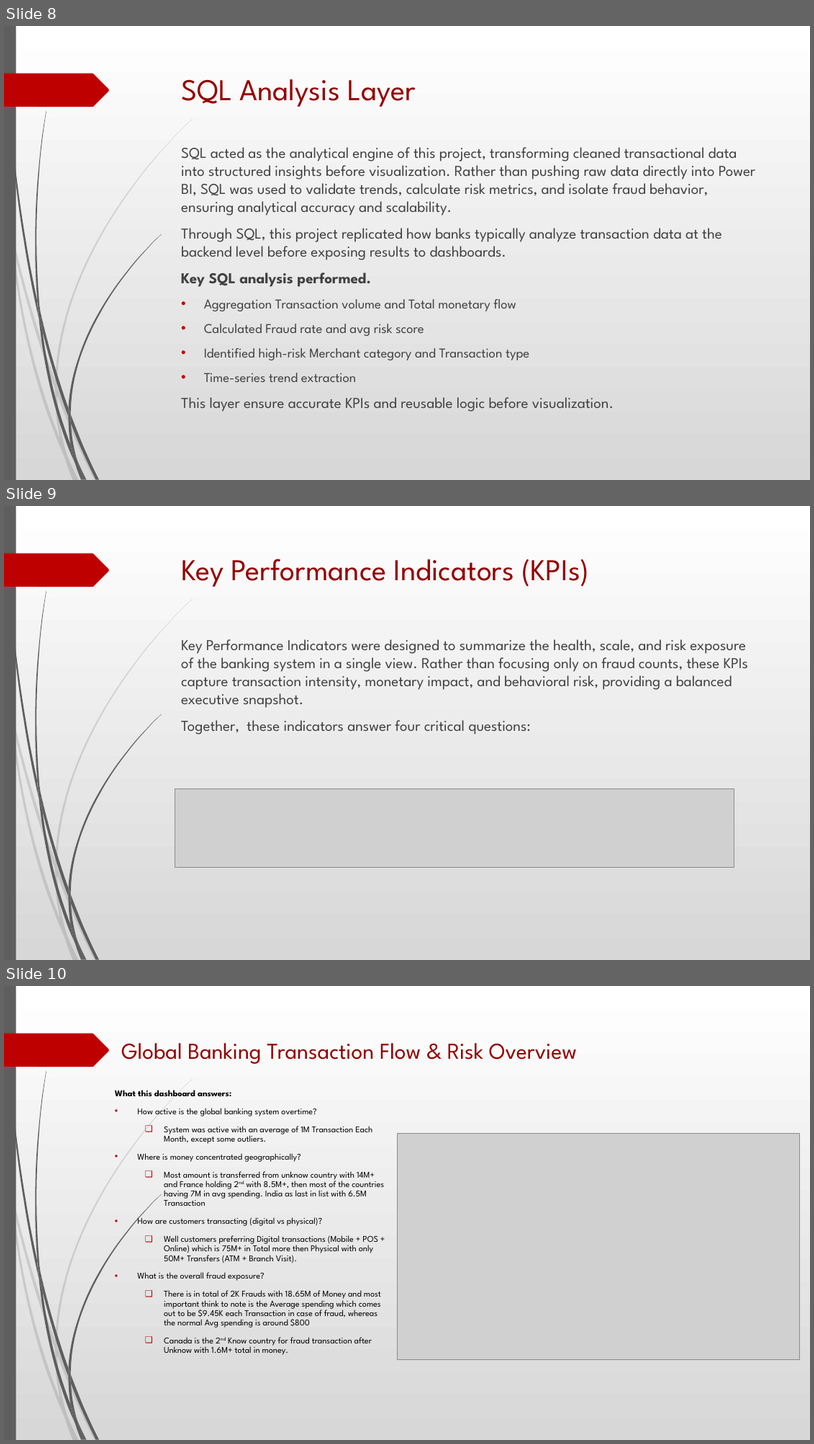
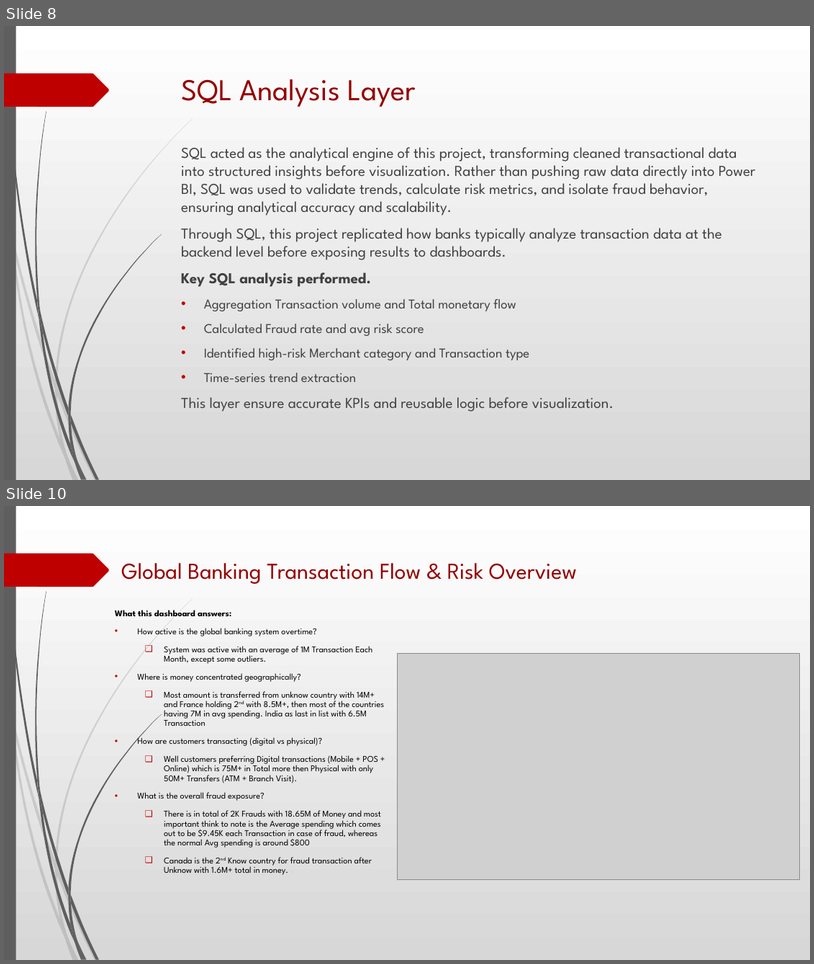
Before and after one commit to Garvdudy/ETL-Banking-Transactions-Combined-Pipeline-Project, a slide deck: Global Banking Fraud Detection & Risk Analysis Presentation.pptx. Shown one above the other, each under a label of ours: slides 8, 9 and 10 before the commit, slides 8 and 10 after it; the slides between them are not shown. The pictures are 814x1444 and 814x964 pixels, drawn with LibreOffice and Linux fonts; fonts in the diff are those of the drawing; grey boxes stand for pictures. Boxes give left, top, right and bottom in pixels: in the first picture for what was removed or moved away, otherwise in the second. Text is boxed around its words. In the diff, an @@ line names an element or a change of style, - is before the commit and + after.

```diff
--- a/Global Banking Fraud Detection & Risk Analysis Presentation.pptx
+++ b/Global Banking Fraud Detection & Risk Analysis Presentation.pptx
@@ slide 9 removed at (x1=4, y1=506, x2=810, y2=960), background gradient #FFFFFF to #D7D7D7; not listed: 24 template elements that a slide beside it also shows @@
@@ title removed at (x1=182, y1=559, x2=589, y2=587) @@
-Key Performance Indicators (KPIs)
@@ text removed at (x1=181, y1=639, x2=748, y2=734) @@
-Key Performance Indicators were designed to summarize the health, scale, and risk exposure of the banking system in a single view. Rather than focusing only on fraud counts, these KPIs capture transaction intensity, monetary impact, and behavioral risk, providing a balanced executive snapshot.
-Together, these indicators answer four critical questions:
@@ picture removed at (x1=175, y1=788, x2=734, y2=867) @@
```
Also in this commit, not shown: 3 slides added, 1 other slide removed.
